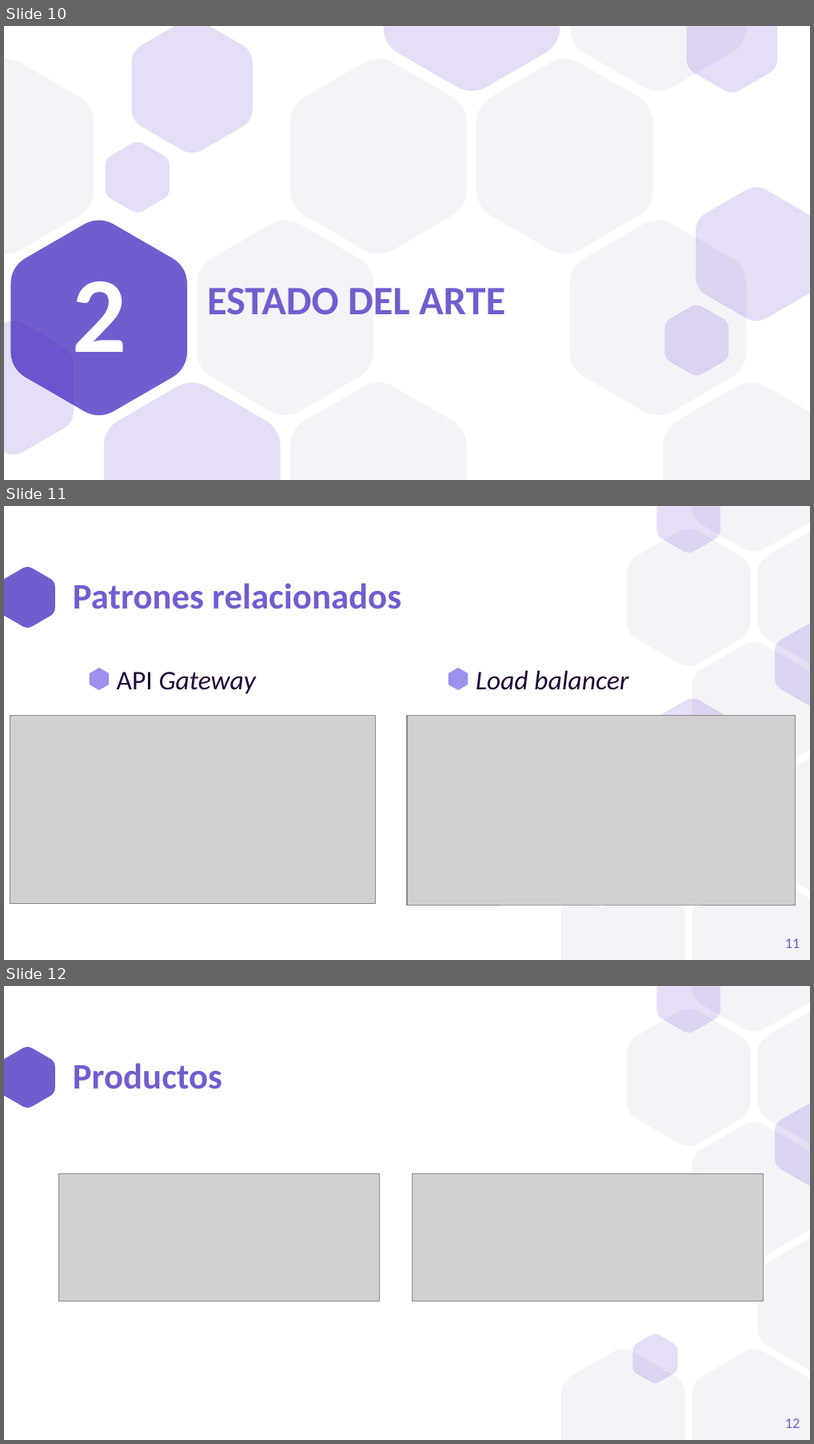
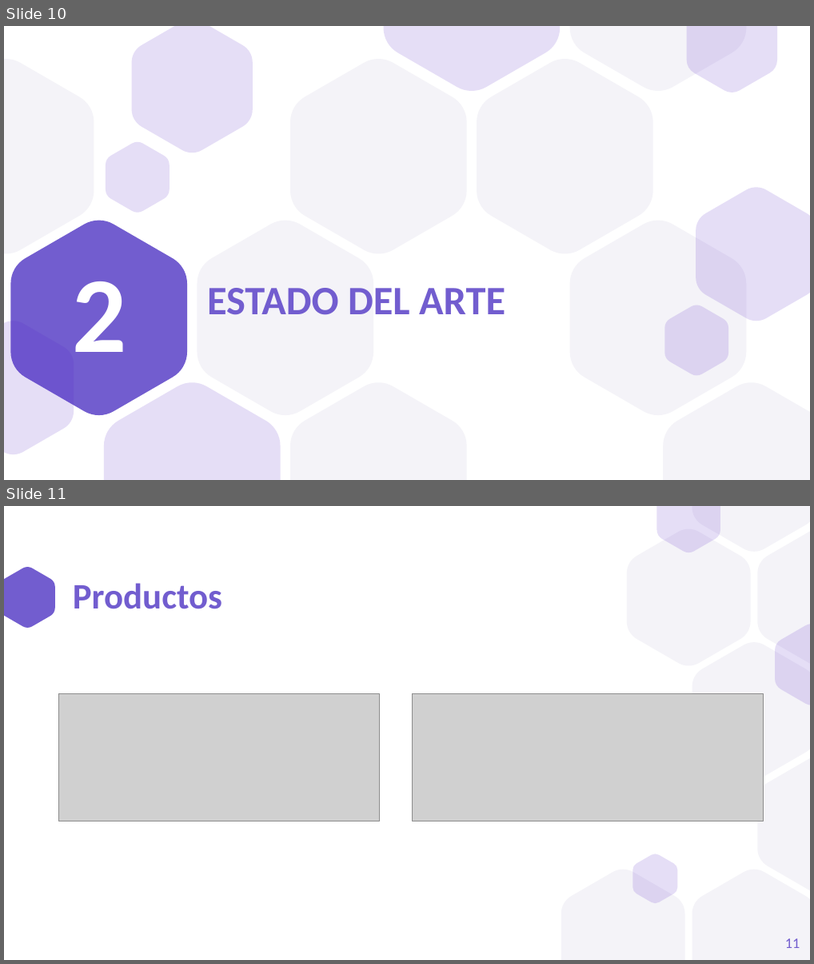
Before and after one commit to a1ex9788/TFG, a slide deck: TFG_AlejandroCarrion.pptx. Shown one above the other, each under a label of ours: slides 10, 11 and 12 before the commit, slides 10 and 11 after it. The pictures are 814x1444 and 814x964 pixels, drawn with LibreOffice and Linux fonts; fonts in the diff are those of the drawing; grey boxes stand for pictures. Boxes give left, top, right and bottom in pixels: in the first picture for what was removed or moved away, otherwise in the second. Text is boxed around its words. In the diff, an @@ line names an element or a change of style, - is before the commit and + after.

```diff
--- a/TFG_AlejandroCarrion.pptx
+++ b/TFG_AlejandroCarrion.pptx
@@ slide 11 removed at [4, 506, 810, 960], background #FFFFFF; not listed: 10 template elements that a slide beside it also shows @@
@@ title removed at [73, 583, 402, 609] @@
-Patrones relacionados
@@ text removed at [117, 672, 257, 694] @@
-⬢ API Gateway
@@ text removed at [476, 670, 629, 690] @@
-⬢ Load balancer
@@ picture removed at [10, 715, 376, 904] @@
@@ picture removed at [407, 715, 796, 905] @@
@@ freeform shape removed at [650, 699, 735, 792] @@
@@ page number removed at [786, 938, 800, 948] @@
-11
@@ what was slide 12 is now slide 11 @@
@@ page number at [786, 938, 800, 948]: text changed @@
-12
+11
```
Also in this commit, not shown: 9 slides changed.
